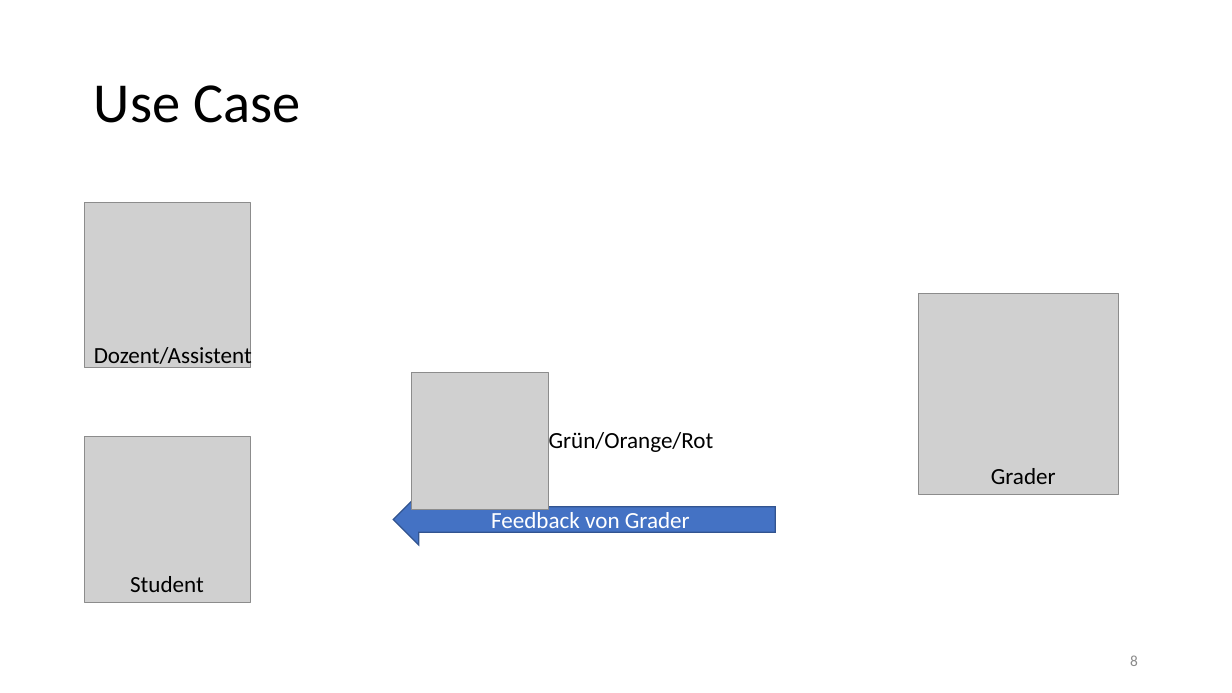
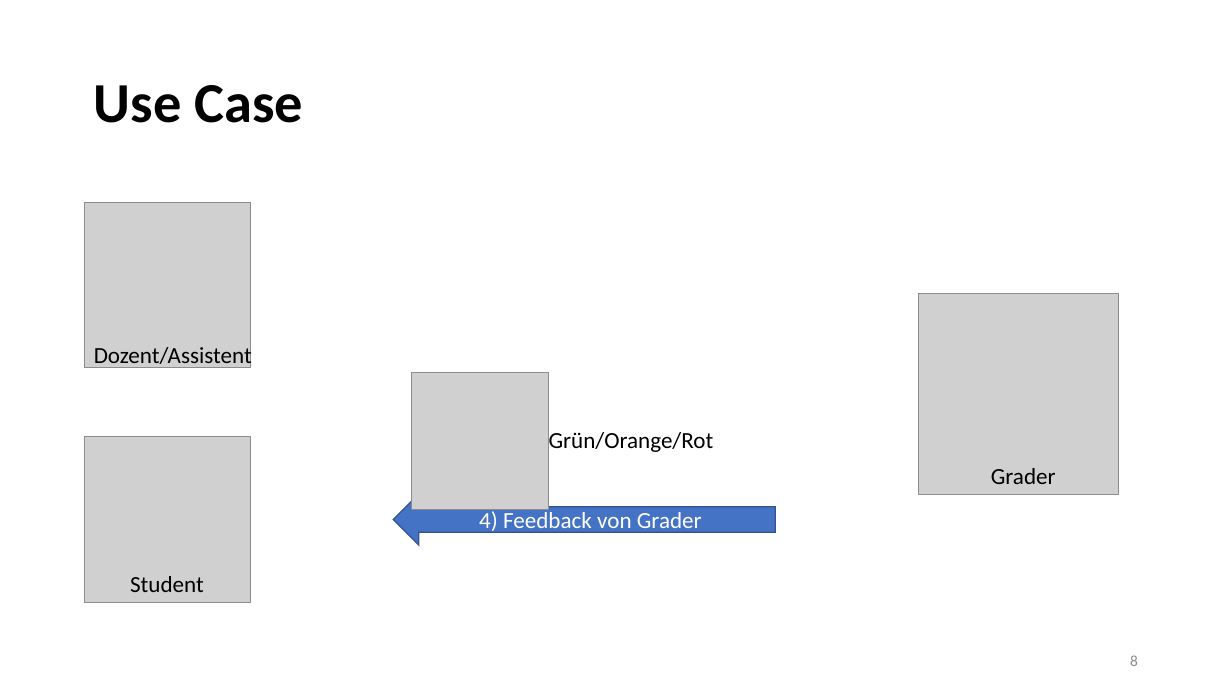
Before and after one commit to ooemperor/PSEGrader-Deliverables, a slide deck: slide 8 of Presentations/Requirements.pptx. Drawn at 1232x693 pixels with LibreOffice and Linux fonts; fonts in the diff are those of the drawing; grey boxes stand for pictures. Boxes give left, top, right and bottom in pixels: in the first picture for what was removed or moved away, otherwise in the second. Text is boxed around its words. In the diff, an @@ line names an element or a change of style, - is before the commit and + after.

```diff
--- a/Presentations/Requirements.pptx
+++ b/Presentations/Requirements.pptx
@@ title "Use Case" at bbox=[94, 85, 303, 123]: bold on @@
@@ text in left arrow at bbox=[479, 509, 702, 535]: text changed @@
-Feedback von Grader
+4) Feedback von Grader
```
Also in this commit, not shown: 10 other slides changed, 2 slides added.
